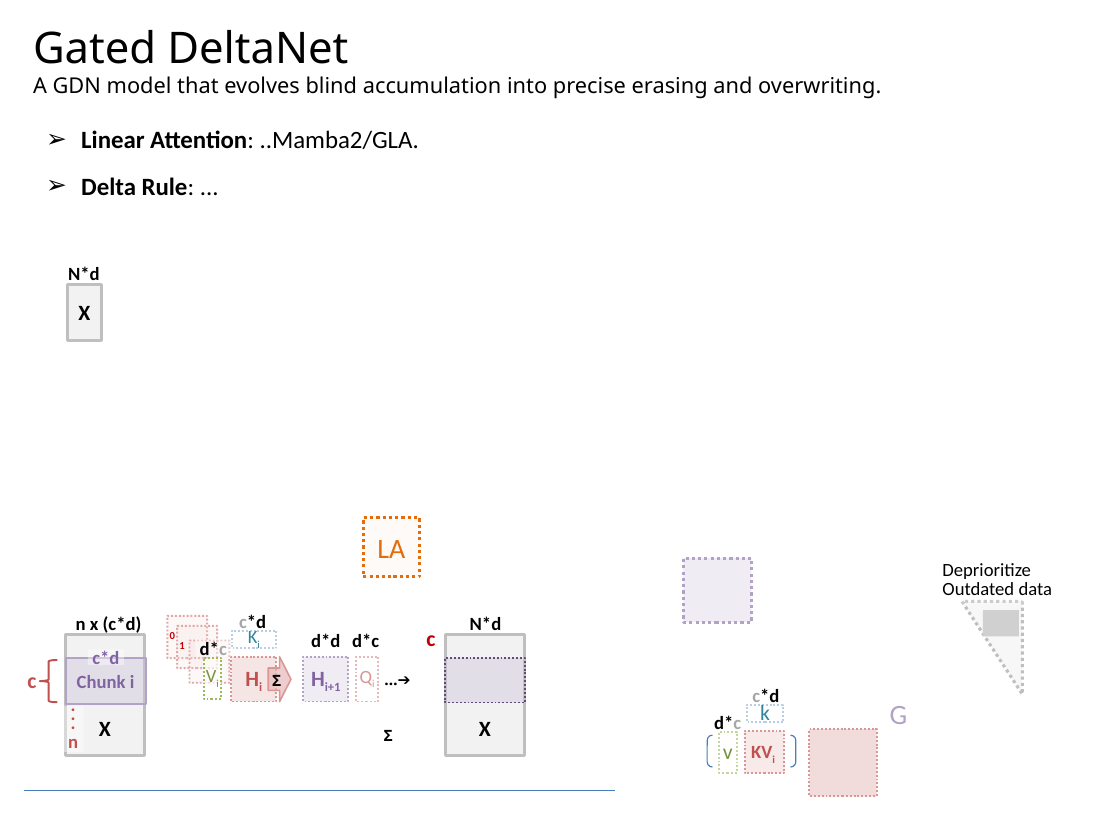
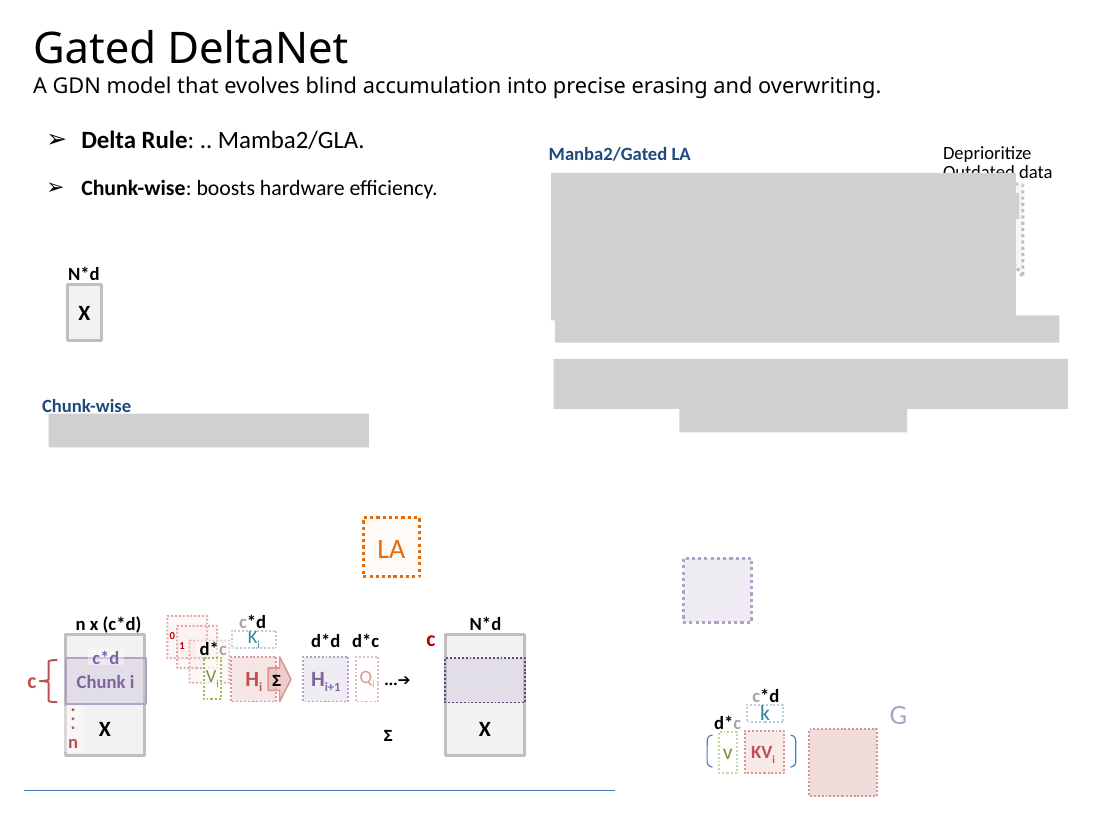
Before and after one commit to navibator/crazy-ai, a slide deck: slide 5 of temp.pptx (slide 6 before the commit). Drawn at 1120x840 pixels with LibreOffice and Linux fonts; fonts in the diff are those of the drawing; grey boxes stand for pictures. Boxes give left, top, right and bottom in pixels: in the first picture for what was removed or moved away, otherwise in the second. Text is boxed around its words. In the diff, an @@ line names an element or a change of style, - is before the commit and + after.

Commit message:
linear attention

```diff
--- a/temp.pptx
+++ b/temp.pptx
@@ text at bbox=[81, 130, 438, 199]: text changed; size 16 to 14 pt; bold off @@
-➢ Linear Attention: ..Mamba2/GLA.
-➢ Delta Rule: ...
+➢ Delta Rule: .. Mamba2/GLA.
+➢ Chunk-wise: boosts hardware efficiency.
@@ text added at bbox=[549, 147, 691, 161], 12 pt, text #1F497D, bold @@
+Manba2/Gated LA
@@ picture added at bbox=[551, 172, 1016, 320] @@
@@ 1 picture, 1 text, 1 right triangle: place and size @@
-1 picture, 1 text, 1 right triangle at bbox=[942, 563, 1052, 694]
+1 picture, 1 text, 1 right triangle at bbox=[943, 146, 1052, 277]
@@ picture added at bbox=[554, 316, 1060, 343] @@
@@ picture added at bbox=[553, 358, 1067, 409] @@
@@ text added at bbox=[42, 399, 131, 412], 12 pt, text #1F497D, bold @@
+Chunk-wise
@@ picture added at bbox=[48, 413, 368, 447] @@
@@ picture added at bbox=[680, 407, 907, 432] @@
```
Also in this commit, not shown: 5 other slides changed.
